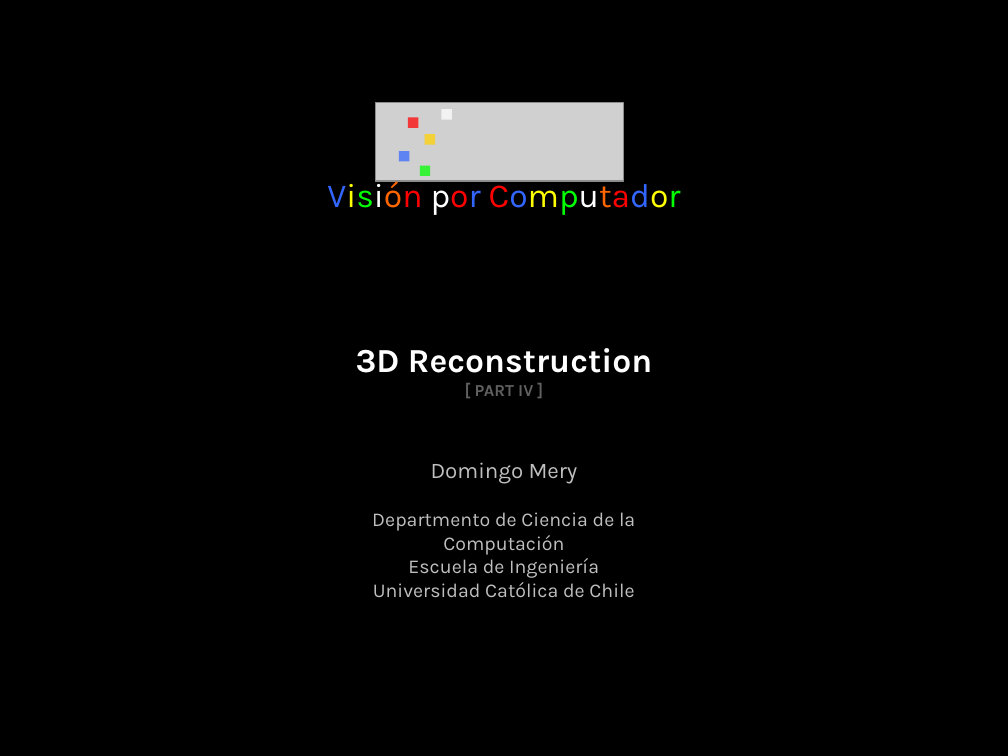
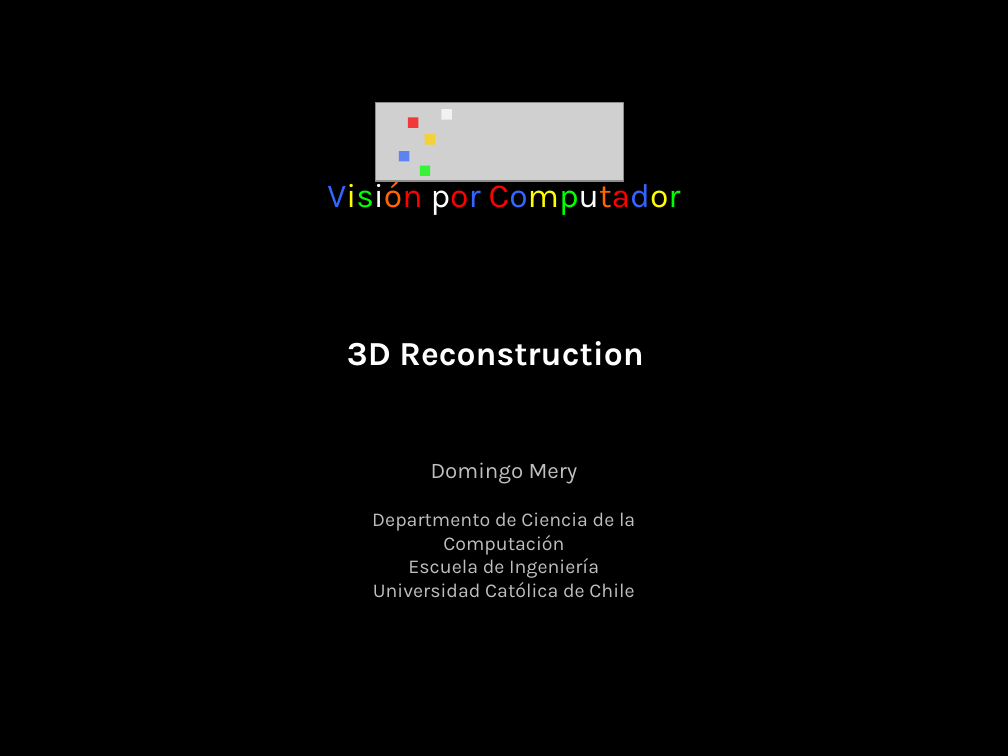
Before and after one commit to domingomery/vision, a slide deck: slide 1 of clases/Cap02_Geometria/presentaciones/CV02_Reconstruction3D.pptx. Drawn at 1008x756 pixels with LibreOffice and Linux fonts; fonts in the diff are those of the drawing; grey boxes stand for pictures. Boxes give left, top, right and bottom in pixels: in the first picture for what was removed or moved away, otherwise in the second. Text is boxed around its words. In the diff, an @@ line names an element or a change of style, - is before the commit and + after.

```diff
--- a/clases/Cap02_Geometria/presentaciones/CV02_Reconstruction3D.pptx
+++ b/clases/Cap02_Geometria/presentaciones/CV02_Reconstruction3D.pptx
@@ text "3D Reconstruction": place and size @@
-text "3D Reconstruction" at [356,348,652,396]
+text "3D Reconstruction" at [347,341,643,366]
@@ text at [475,385,533,396]: paragraph removed @@
-[ PART IV ]
```
Also in this commit, not shown: 10 other files.
